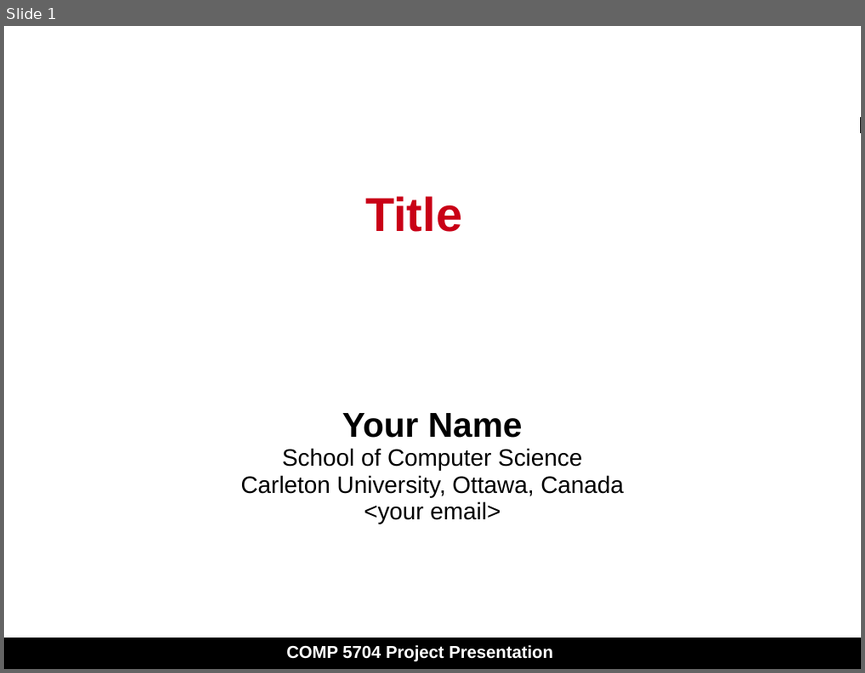
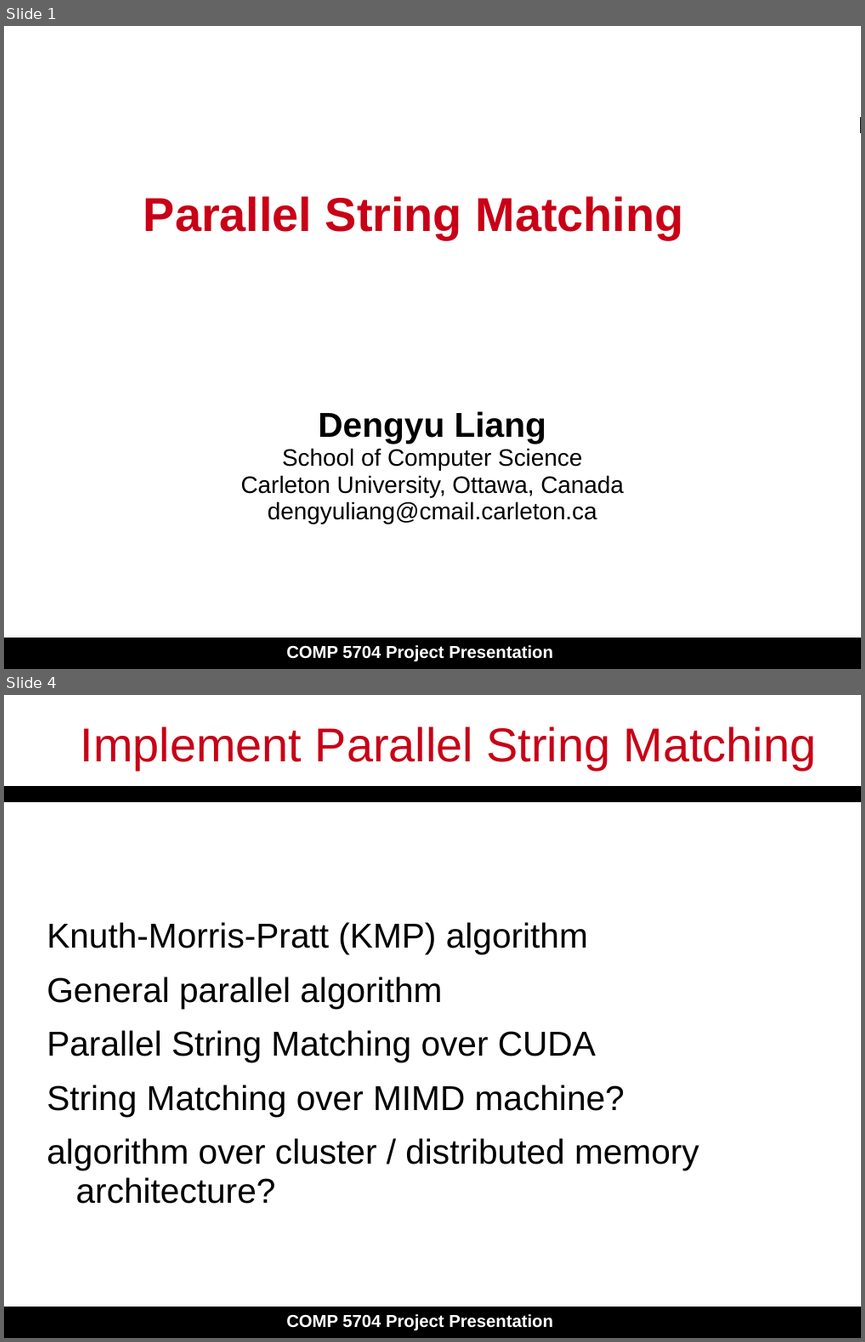
Before and after one commit to dengyull/COMP5704-project, a slide deck: Slide_Presentation.ppt. Shown one above the other, each under a label of ours: slide 1 before the commit, slides 1 and 4 after it; the slides between them are not shown. The pictures are 865x673 and 865x1342 pixels, drawn with LibreOffice and Linux fonts; fonts in the diff are those of the drawing. Boxes give left, top, right and bottom in pixels: in the first picture for what was removed or moved away, otherwise in the second. Text is boxed around its words. In the diff, an @@ line names an element or a change of style, - is before the commit and + after.

```diff
--- a/Slide_Presentation.ppt
+++ b/Slide_Presentation.ppt
@@ slide 4 added at (4, 695, 861, 1338), background #FFFFFF; not listed: 3 template elements that a slide beside it also shows @@
@@ title added at (80, 726, 817, 770), 44 pt, text #C90016 @@
+Implement Parallel String Matching
@@ text added at (46, 922, 699, 1203), 32 pt, text #000000 @@
+Knuth-Morris-Pratt (KMP) algorithm
+General parallel algorithm
+Parallel String Matching over CUDA
+String Matching over MIMD machine?
+algorithm over cluster / distributed memory architecture?
@@ slide 1 changed as well @@
@@ title at (143, 196, 684, 239): text changed @@
-Title
+Parallel String Matching
@@ subtitle at (318, 411, 546, 443): text changed @@
-Your Name
+Dengyu Liang
@@ subtitle at (268, 501, 597, 523): text changed @@
-<your email>
+dengyuliang@cmail.carleton.ca
```
Also in this commit, not shown: 4 other slides added, 1 slide removed, 17 other files.
